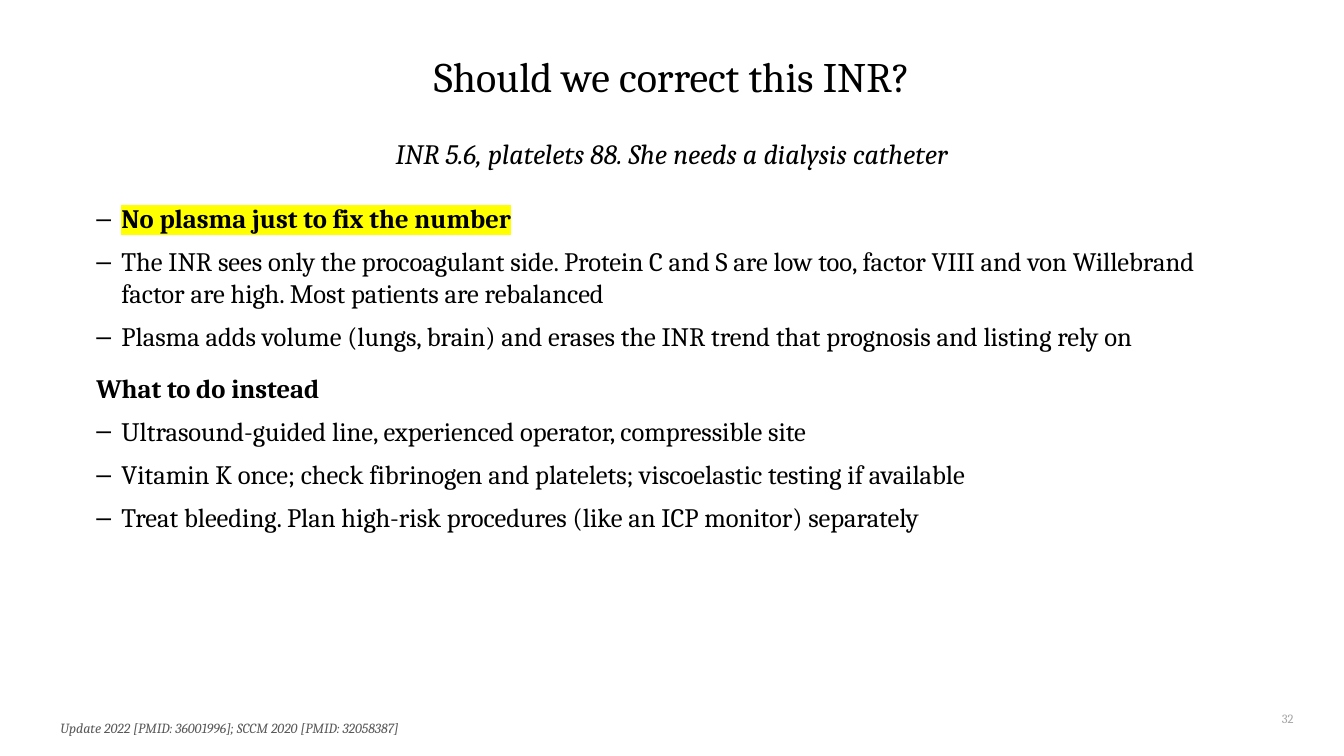
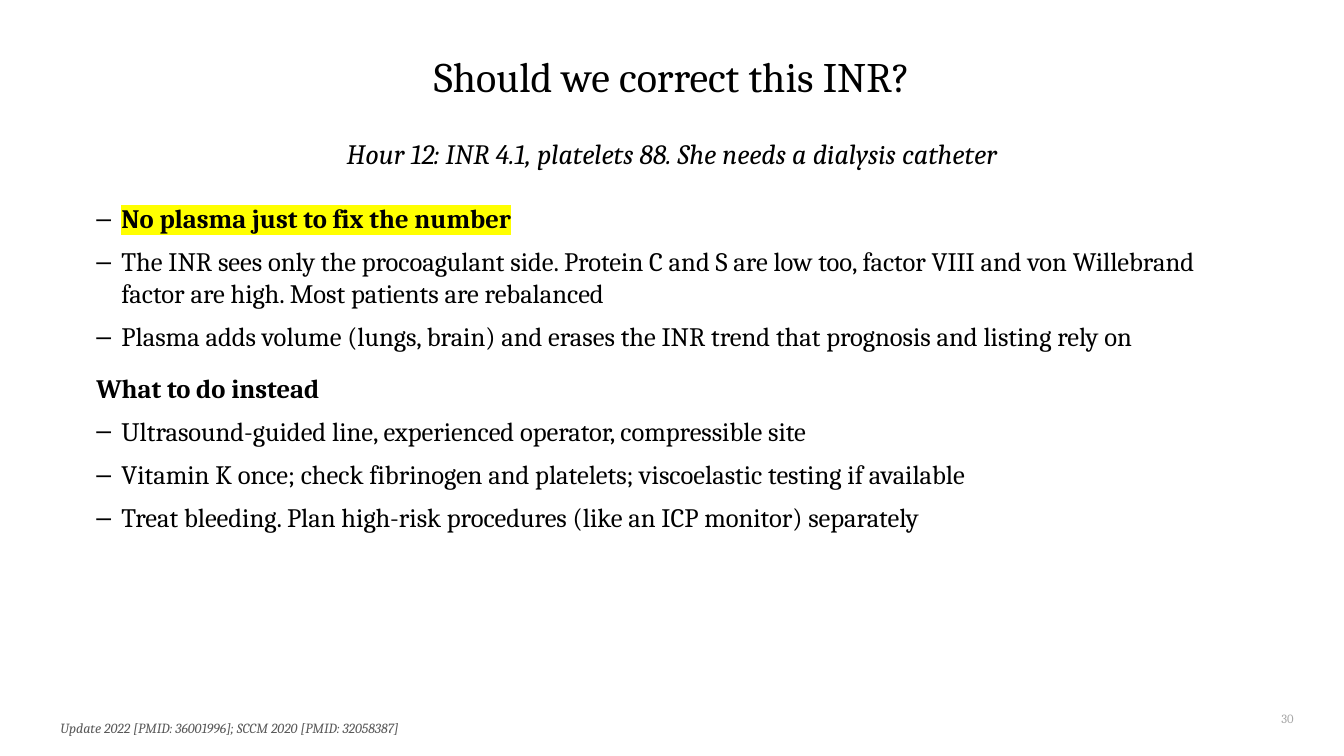
Before and after one commit to qaddodi/mohammad-almeqdadi-lectures, a slide deck: slide 30 of lectures/acute-liver-failure-aclf-in-icu/ALF and ACLF in the ICU.pptx (slide 32 before the commit). Drawn at 1344x756 pixels with LibreOffice and Linux fonts; fonts in the diff are those of the drawing. Boxes give left, top, right and bottom in pixels: in the first picture for what was removed or moved away, otherwise in the second. Text is boxed around its words. In the diff, an @@ line names an element or a change of style, - is before the commit and + after.

```diff
--- a/lectures/acute-liver-failure-aclf-in-icu/ALF and ACLF in the ICU.pptx
+++ b/lectures/acute-liver-failure-aclf-in-icu/ALF and ACLF in the ICU.pptx
@@ text at bbox=[347, 144, 997, 170]: text changed @@
-INR 5.6, platelets 88. She needs a dialysis catheter
+Hour 12: INR 4.1, platelets 88. She needs a dialysis catheter
@@ page number at bbox=[1281, 715, 1293, 723]: text changed @@
-32
+30
```
Also in this commit, not shown: 12 other slides changed, 1 other file.
